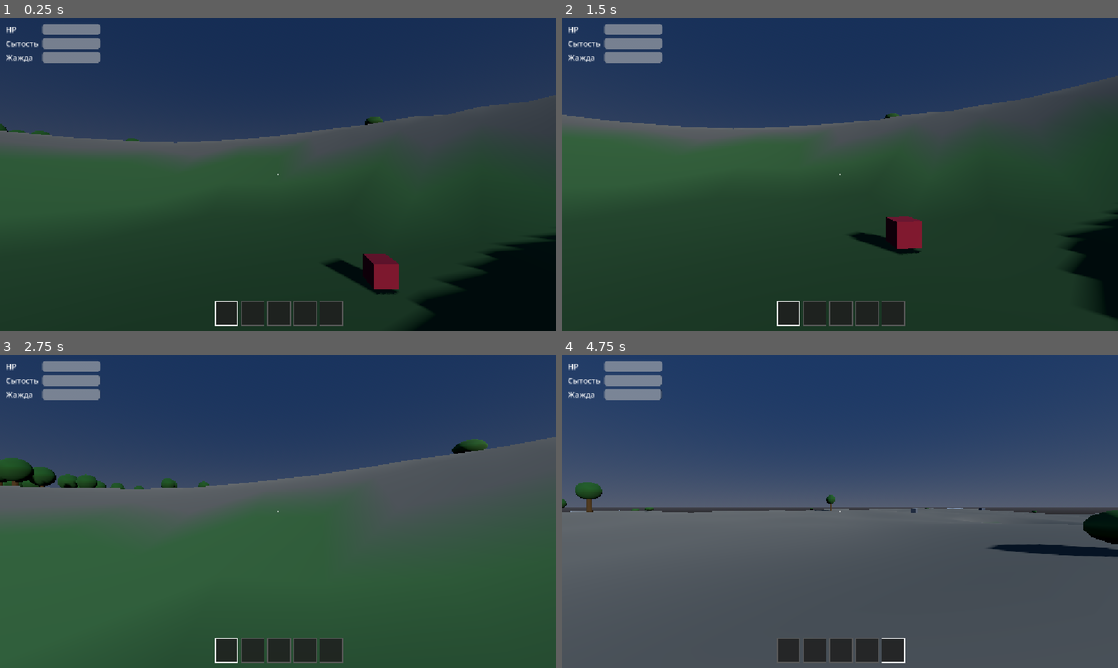
Above: before the commit, frames 1-4 (two rows, left to right).
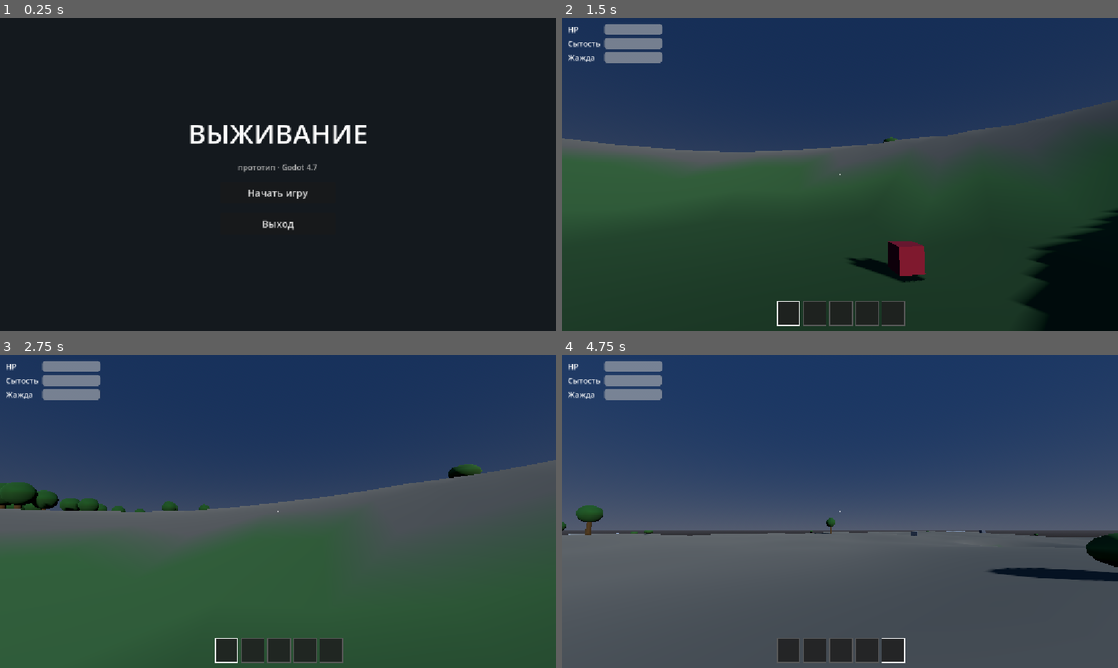
Above: after the commit, the same moments.

Repository: goverfar-tech/govno-igra
Game: Godot game, scene res://scenes/ui/main_menu.tscn
Two runs of this game, one before a commit and one after it. Both use one fixed random seed, a clock stepped at 60 frames per second and the inputs below. Before the commit the project starts from res://scenes/main/game.tscn.
Inputs (mouse positions are in pixels of both pictures, inside the frame that each line leads up to):
- Up to frame 1 (0.25 s): no input
- Up to frame 2 (1.5 s): click (840, 193) at 0.5 s, where only the run after the commit has a clickable "Начать игру"; tap Enter (ui_accept) at 1.25 s; move the mouse to (867, 174) at 1.27 s; hold W (move_forward) from 1.28 s (still down); hold Ctrl (crouch) from 1.28 s (still down); click (867, 174) at 1.42 s
- Up to frame 3 (2.75 s): keep holding W (move_forward); tap Space (jump) at 1.52, 2.27 s; move the mouse to (250, 511) at 2.02 s; release Ctrl (crouch) at 2.03 s; tap E (interact) at 2.1 s; click (250, 511) at 2.17 s
- Up to frame 4 (4.75 s): keep holding W (move_forward); move the mouse to (851, 505) at 2.77 s; hold Shift (sprint) 2.78-3.53 s; click (851, 505) at 2.92 s; move the mouse to (834, 517) at 3.52 s; tap 1 at 3.6 s; click (834, 517) at 3.67 s; tap Space (jump) at 3.77, 4.52 s; move the mouse to (878, 514) at 4.27 s; tap 5 at 4.35 s; click (878, 514) at 4.42 s

The runs differ from the first frame. In frame 1, 92% of the frame differs, in the area x 0-100%, y 0-100%; in frame 2, 13%; in frame 3, 10%; in frame 4, 5.5%.

Commit message:
feat(ui): main menu scene (now entry point), pause menu can quit to menu

Diff:
--- a/project.godot
+++ b/project.godot
@@ -11,7 +11,7 @@
 [application]
 
 config/name="survival"
-run/main_scene="res://scenes/main/game.tscn"
+run/main_scene="res://scenes/ui/main_menu.tscn"
 config/features=PackedStringArray("4.7", "GL Compatibility")
 config/icon="res://icon.svg"
 
--- /dev/null
+++ b/scenes/ui/main_menu.tscn
@@ -0,0 +1,48 @@
+[gd_scene load_steps=2 format=3]
+
+[ext_resource type="Script" path="res://scripts/ui/main_menu.gd" id="1_script"]
+
+[node name="MainMenu" type="Control"]
+anchors_preset = 15
+anchor_right = 1.0
+anchor_bottom = 1.0
+script = ExtResource("1_script")
+
+[node name="Background" type="ColorRect" parent="."]
+anchors_preset = 15
+anchor_right = 1.0
+anchor_bottom = 1.0
+color = Color(0.08, 0.1, 0.12, 1)
+
+[node name="Center" type="CenterContainer" parent="."]
+anchors_preset = 15
+anchor_right = 1.0
+anchor_bottom = 1.0
+mouse_filter = 2
+
+[node name="VBox" type="VBoxContainer" parent="Center"]
+theme_override_constants/separation = 20
+alignment = 1
+
+[node name="Title" type="Label" parent="Center/VBox"]
+theme_override_font_sizes/font_size = 56
+text = "ВЫЖИВАНИЕ"
+horizontal_alignment = 1
+
+[node name="Subtitle" type="Label" parent="Center/VBox"]
+theme_override_font_sizes/font_size = 16
+theme_override_colors/font_color = Color(0.7, 0.7, 0.7, 1)
+text = "прототип · Godot 4.7"
+horizontal_alignment = 1
+
+[node name="PlayButton" type="Button" parent="Center/VBox"]
+custom_minimum_size = Vector2(240, 44)
+size_flags_horizontal = 4
+theme_override_font_sizes/font_size = 20
+text = "Начать игру"
+
+[node name="QuitButton" type="Button" parent="Center/VBox"]
+custom_minimum_size = Vector2(240, 44)
+size_flags_horizontal = 4
+theme_override_font_sizes/font_size = 20
+text = "Выход"
--- a/scenes/ui/pause_menu.tscn
+++ b/scenes/ui/pause_menu.tscn
@@ -37,6 +37,12 @@
 theme_override_font_sizes/font_size = 18
 text = "Продолжить"
 
+[node name="MenuButton" type="Button" parent="Center/VBox"]
+custom_minimum_size = Vector2(200, 40)
+size_flags_horizontal = 4
+theme_override_font_sizes/font_size = 18
+text = "В главное меню"
+
 [node name="QuitButton" type="Button" parent="Center/VBox"]
 custom_minimum_size = Vector2(200, 40)
 size_flags_horizontal = 4
--- /dev/null
+++ b/scripts/ui/main_menu.gd
@@ -0,0 +1,17 @@
+class_name MainMenu
+extends Control
+## Главное меню: «Начать игру» / «Выход».
+
+
+func _ready() -> void:
+	Input.mouse_mode = Input.MOUSE_MODE_VISIBLE
+	$Center/VBox/PlayButton.pressed.connect(_on_play_pressed)
+	$Center/VBox/QuitButton.pressed.connect(_on_quit_pressed)
+
+
+func _on_play_pressed() -> void:
+	get_tree().change_scene_to_file("res://scenes/main/game.tscn")
+
+
+func _on_quit_pressed() -> void:
+	get_tree().quit()
--- a/scripts/ui/pause_menu.gd
+++ b/scripts/ui/pause_menu.gd
@@ -7,7 +7,14 @@
 func _ready() -> void:
 	visible = false
 	$Center/VBox/ResumeButton.pressed.connect(close)
+	$Center/VBox/MenuButton.pressed.connect(_on_menu_pressed)
 	$Center/VBox/QuitButton.pressed.connect(func() -> void: get_tree().quit())
+
+
+func _on_menu_pressed() -> void:
+	visible = false
+	get_tree().paused = false
+	get_tree().change_scene_to_file("res://scenes/ui/main_menu.tscn")
 
 
 func _unhandled_input(event: InputEvent) -> void:
Not shown, added: scripts/ui/main_menu.gd.uid
